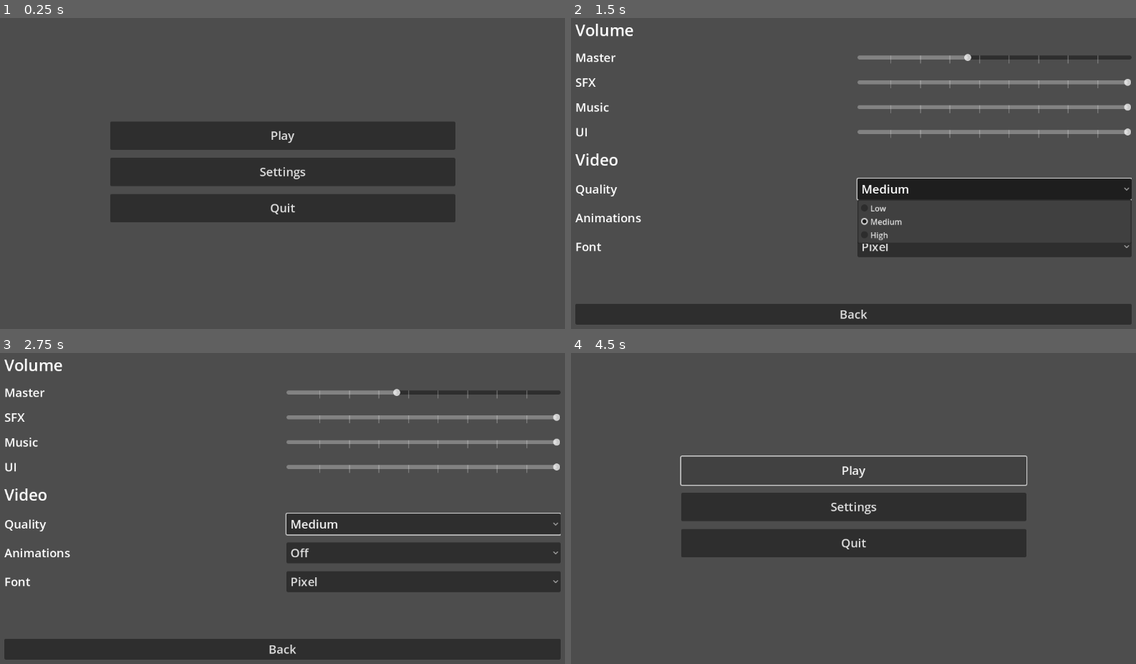
Above: before the commit, frames 1-4 (two rows, left to right).
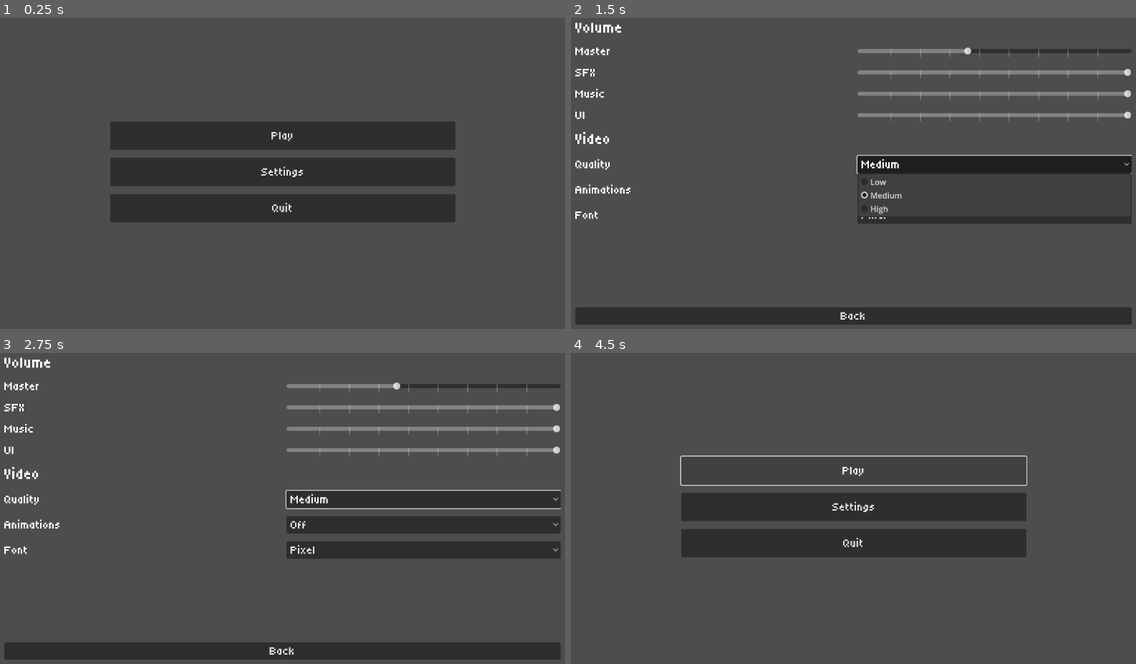
Above: after the commit, the same moments.

Repository: szsolt0/SzakGyak
Game: Godot game, scene res://scenes/menu/main_menu.tscn
Same seed, same stepped clock (60 frames per second), same inputs: the game is played once before the commit and once after it.
Inputs:
- Up to frame 1 (0.25 s): no input
- Up to frame 2 (1.5 s): click "Settings" at 0.5 s; click "Medium" at 1.25 s
- Up to frame 3 (2.75 s): click "Off" at 2 s
- Up to frame 4 (4.5 s): click "Pixel" at 2.75 s; click "Back" at 3.5 s; click "Play" at 4.25 s

The runs differ from the first frame. In frame 1, 0.3% of the frame differs, in the area x 46-55%, y 36-64%; in frame 2, 16%, in the area x 0-100%, y 1-98%; in frame 3, 15%; in frame 4, 0.3%.

Commit message:
work on settings menu
- font settings now works correctly (probably…)
- refactored the interface for getter/setter design, so that it's
  easyer to use from outside
- created separate audio buses (to be set via audio settings in the
  future)
- better (but not perfect) handling of bad config files

Diff:
--- /dev/null
+++ b/default_bus_layout.tres
@@ -0,0 +1,21 @@
+[gd_resource type="AudioBusLayout" format=3 uid="uid://0iaekqum6lk"]
+
+[resource]
+bus/1/name = &"Music"
+bus/1/solo = false
+bus/1/mute = false
+bus/1/bypass_fx = false
+bus/1/volume_db = 0.0
+bus/1/send = &"Master"
+bus/2/name = &"Ui"
+bus/2/solo = false
+bus/2/mute = false
+bus/2/bypass_fx = false
+bus/2/volume_db = 0.0
+bus/2/send = &"Master"
+bus/3/name = &"Sfx"
+bus/3/solo = false
+bus/3/mute = false
+bus/3/bypass_fx = false
+bus/3/volume_db = 0.0
+bus/3/send = &"Master"
--- a/project.godot
+++ b/project.godot
@@ -18,3 +18,4 @@
 [autoload]
 
 GameSettings="*res://scripts/game_settings.gd"
+MenuStack="*res://scripts/menu_stack.gd"
--- a/scenes/menu/main_menu.gd
+++ b/scenes/menu/main_menu.gd
@@ -1,9 +1,4 @@
 extends Node
-
-
-func _ready() -> void:
-	print("settings menu")
-
 
 func _on_play_pressed() -> void:
 	# get_tree().change_scene_to_file("...")
--- a/scenes/menu/settings_menu.gd
+++ b/scenes/menu/settings_menu.gd
@@ -9,55 +9,50 @@
 @onready var video_anim_btn: OptionButton = $MarginContainer/VBoxContainer/ScrollContainer/VBoxContainer/VideoAnimations/Button
 @onready var video_font_btn: OptionButton = $MarginContainer/VBoxContainer/ScrollContainer/VBoxContainer/VideoFont/Button
 
-const VIDEO_QUALITY_NAMES: Array = ["low", "medium", "high"]
-const VIDEO_FONT_NAMES: Array = ["pixel", "readable"]
-
 func _ready() -> void:
-	var volume = GameSettings.load_volume()
-	var video = GameSettings.load_video()
-	var main = GameSettings.load_main()
+	# helpful shorthand
+	var gs := GameSettings
 
 	# load volume settings
-	master_volume_btn.set_value_no_signal(volume.get("master"))
-	sfx_volume_btn.set_value_no_signal(volume.get("sfx"))
-	music_volume_btn.set_value_no_signal(volume.get("music"))
-	ui_volume_btn.set_value_no_signal(volume.get("ui"))
+	master_volume_btn.set_value_no_signal(gs.get_master_volume())
+	sfx_volume_btn.set_value_no_signal(gs.get_sfx_volume())
+	music_volume_btn.set_value_no_signal(gs.get_music_volume())
+	ui_volume_btn.set_value_no_signal(gs.get_ui_volume())
 
 	# video settings
-	video_quality_btn.select(VIDEO_QUALITY_NAMES.find(video.get("quality")))
-	video_anim_btn.select(video.get("animations"))
-	video_font_btn.select(VIDEO_FONT_NAMES.find(video.get("font")))
-
-
+	video_quality_btn.select(gs.get_video_quality())
+	video_anim_btn.select(gs.get_video_animations())
+	video_font_btn.select(gs.get_video_font())
 
 func _on_back_pressed() -> void:
+	GameSettings.commit()
 	get_tree().change_scene_to_file("res://scenes/menu/main_menu.tscn")
 
 
 func _on_video_quality_item_selected(index: int) -> void:
-	GameSettings.set_video("quality", VIDEO_QUALITY_NAMES[index])
+	GameSettings.set_video_quality(index)
 
 
 func _on_video_animations_item_selected(index: int) -> void:
-	GameSettings.set_video("animations", bool(index))
+	GameSettings.set_video_animations(index)
 
 func _on_video_font_item_selected(index: int) -> void:
-	GameSettings.set_video("font", VIDEO_FONT_NAMES[index])
+	GameSettings.set_video_font(index)
 
 
 func _on_master_volume_drag_ended(value_changed: bool) -> void:
 	if value_changed:
 		# print("current master volume: ", master_volume_btn.value)
-		GameSettings.set_volume("master", master_volume_btn.value)
+		GameSettings.set_master_volume(master_volume_btn.value)
 
 func _on_sfx_volume_drag_ended(value_changed: bool) -> void:
 	if value_changed:
-		GameSettings.set_volume("sfx", sfx_volume_btn.value)
+		GameSettings.set_sfx_volume(sfx_volume_btn.value)
 
 func _on_music_volume_drag_ended(value_changed: bool) -> void:
 	if value_changed:
-		GameSettings.set_volume("music", music_volume_btn.value)
+		GameSettings.set_music_volume(music_volume_btn.value)
 
 func _on_ui_volume_drag_ended(value_changed: bool) -> void:
 	if value_changed:
-		GameSettings.set_volume("ui", ui_volume_btn.value)
+		GameSettings.set_ui_volume(ui_volume_btn.value)
--- a/scripts/game_settings.gd
+++ b/scripts/game_settings.gd
@@ -1,55 +1,229 @@
 extends Node
 
-const SETTINGS_PATH = "user://settings.ini"
-
-var config = ConfigFile.new()
+const SETTINGS_PATH := "user://settings.ini"
+const PIXEL_FONT_PATH := "res://assets/fonts/pixel_font.tres"
+
+# volume
+var _master_volume: int = 40
+var _sfx_volume: int = 100
+var _music_volume: int = 100
+var _ui_volume: int = 100
+
+
+# video
+enum VideoQuality {LOW, MEDIUM, HIGH}
+var _video_quality: VideoQuality = VideoQuality.MEDIUM
+var _video_animations: bool = true
+enum FontStyle {PIXEL, READABLE}
+var _video_font: FontStyle = FontStyle.PIXEL
+
+# main
+var _main_lang: String = "ask" # TODO: implement this
+# WARNING: DO NOT MODIFY.
+var _content_warn_ack: bool = false
+
+func _load_from_file() -> void:
+	var config := ConfigFile.new()
+	var err := config.load(SETTINGS_PATH)
+
+	if err != OK:
+		return
+
+	# --- volume ---
+
+	_master_volume = clampi(config.get_value("volume", "master", 40), 0, 100)
+	_sfx_volume = clampi(config.get_value("volume", "sfx", 100), 0, 100)
+	_music_volume = clampi(config.get_value("volume", "music", 100), 0, 100)
+	_ui_volume = clampi(config.get_value("volume", "ui", 100), 0, 100)
+
+	# --- video ---
+
+	var quality_str := str(config.get_value("video", "quality", "medium"))
+	match quality_str:
+		"low":
+			_video_quality = VideoQuality.LOW
+		"medium":
+			_video_quality = VideoQuality.MEDIUM
+		"high":
+			_video_quality = VideoQuality.HIGH
+		_:
+			push_error("invalid video quality: '%s'" % quality_str)
+			_video_quality = VideoQuality.MEDIUM
+
+	_video_animations = bool(config.get_value("video", "animations", true))
+
+	var font_str := str(config.get_value("video", "font", "pixel")).to_lower()
+	match font_str:
+		"pixel":
+			_video_font = FontStyle.PIXEL
+		"readable":
+			_video_font = FontStyle.READABLE
+		_:
+			push_error("invalid video font: '%s'" % font_str)
+			_video_font = FontStyle.PIXEL
+
+	# Main
+	_main_lang = str(config.get_value("main", "lang", "ask"))
+	_content_warn_ack = bool(config.get_value("main", "content-warn-ack", false))
+
+func _apply_all() -> void:
+	set_master_volume(get_master_volume())
+	set_sfx_volume(get_sfx_volume())
+	set_ui_volume(get_ui_volume())
+	set_music_volume(get_music_volume())
+
+	set_video_quality(get_video_quality())
+	set_video_font(get_video_font())
+	set_video_animations(get_video_animations())
+
+func reload() -> void:
+	_load_from_file()
+	_apply_all()
 
 func _ready() -> void:
-	if FileAccess.file_exists(SETTINGS_PATH):
-		config.load(SETTINGS_PATH)
+	reload()
+
+func commit() -> void:
+	var config := ConfigFile.new()
+
+	# --- volume ---
+	config.set_value("volume", "master", _master_volume)
+	config.set_value("volume", "sfx", _sfx_volume)
+	config.set_value("volume", "music", _music_volume)
+	config.set_value("volume", "ui", _ui_volume)
+
+	# --- video ---
+	var quality_str: String
+	match _video_quality:
+		VideoQuality.LOW:
+			quality_str = "low"
+		VideoQuality.MEDIUM:
+			quality_str = "medium"
+		VideoQuality.HIGH:
+			quality_str = "high"
+
+	config.set_value("video", "quality", quality_str)
+	config.set_value("video", "animations", _video_animations)
+
+	var font_str: String
+	match _video_font:
+		FontStyle.PIXEL:
+			font_str = "pixel"
+		FontStyle.READABLE:
+			font_str = "readable"
+
+	config.set_value("video", "font", font_str)
+
+	# --- main ---
+	config.set_value("main", "lang", _main_lang)
+	config.set_value("main", "content-warn-ack", _content_warn_ack)
+
+	var err := config.save(SETTINGS_PATH)
+	if err != OK:
+		push_error("failed to save settings to '%s'" % SETTINGS_PATH)
+
+
+# --- volume ---
+
+func set_master_volume(val: int) -> void:
+	_master_volume = clampi(val, 0, 100)
+
+func get_master_volume() -> int:
+	return _master_volume
+
+
+func set_sfx_volume(val: int) -> void:
+	_sfx_volume = clampi(val, 0, 100)
+
+func get_sfx_volume() -> int:
+	return _sfx_volume
+
+
+func set_music_volume(val: int) -> void:
+	_music_volume = clampi(val, 0, 100)
+
+func get_music_volume() -> int:
+	return _music_volume
+
+
+func set_ui_volume(val: int) -> void:
+	_ui_volume = clampi(val, 0, 100)
+
+func get_ui_volume() -> int:
+	return _ui_volume
+
+
+# --- video ---
+
+const FONT_OVERRIDE := [
+	"Label",
+	"Button",
+	"LineEdit",
+	"TextEdit",
+	"CheckBox",
+	"OptionButton",
+	"RichTextLabel"
+]
+
+func _set_font(path: String) -> void:
+	var font := FontFile.new()
+	font.load_dynamic_font("res://assets/fonts/Tiny5-Regular.ttf")
+
+	var theme := ThemeDB.get_default_theme()
+
+	for item in FONT_OVERRIDE:
+		theme.set_font("font", item, font)
+
+func _clear_font() -> void:
+	var theme := ThemeDB.get_default_theme()
+
+	for item in FONT_OVERRIDE:
+		theme.clear_font("font", item)
+
+func set_video_quality(val: VideoQuality) -> void:
+	if val in VideoQuality.values():
+		_video_quality = val
 	else:
-		config.set_value("volume", "master", 40)
-		config.set_value("volume", "sfx", 100)
-		config.set_value("volume", "music", 100)
-		config.set_value("volume", "ui", 100)
-
-		config.set_value("video", "quality", "medium")
-		config.set_value("video", "animations", true)
-		config.set_value("video", "font", "pixel")
-
-		config.set_value("main", "lang", "ask")
-		# WARNING: DO NOT MODIFY.
-		config.set_value("main", "content-warn-ack", false)
-
-func set_volume(key: String, val: int) -> void:
-	config.set_value("volume", key, clampi(val, 0, 100))
-	config.save(SETTINGS_PATH)
-
-func set_video(key: String, val: Variant) -> void:
-	config.set_value("video", key, val)
-	config.save(SETTINGS_PATH)
-
-func set_main(key: String, val: Variant) -> void:
-	config.set_value("main", key, val)
-	config.save(SETTINGS_PATH)
-
-func load_volume() -> Dictionary:
-	var values = {}
-	for key in config.get_section_keys("volume"):
-		values[key] = config.get_value("volume", key)
-
-	return values
-
-func load_video() -> Dictionary:
-	var values = {}
-	for key in config.get_section_keys("video"):
-		values[key] = config.get_value("video", key)
-
-	return values
-
-func load_main() -> Dictionary:
-	var values = {}
-	for key in config.get_section_keys("main"):
-		values[key] = config.get_value("main", key)
-
-	return values
+		push_error("invalid video quality: '%s'" % val)
+
+func get_video_quality() -> VideoQuality:
+	return _video_quality
+
+
+func set_video_animations(val: bool) -> void:
+	_video_animations = val
+
+func get_video_animations() -> bool:
+	return _video_animations
+
+
+func set_video_font(val: FontStyle) -> void:
+	if val not in FontStyle.values():
+		push_error("invalid video font: '%s'" % val)
+		return
+	_video_font = val
+
+	match val:
+		FontStyle.PIXEL:
+			_set_font("res://assets/fonts/Tiny5-Regular.ttf")
+		FontStyle.READABLE:
+			_clear_font()
+
+func get_video_font() -> FontStyle:
+	return _video_font
+
+
+# --- main ---
+
+func set_main_lang(val: String) -> void:
+	_main_lang = val
+
+func get_main_lang() -> String:
+	return _main_lang
+
+
+func set_content_warn_ack(val: bool) -> void:
+	_content_warn_ack = val
+
+func get_content_warn_ack() -> bool:
+	return _content_warn_ack
Binary file added: assets/fonts/Tiny5-Regular.ttf
Not shown, added: assets/fonts/Tiny5-Regular.ttf.import
Not shown: 1 places in scenes/menu/settings_menu.tscn that only renumber resources
Not shown, removed: assets/fonts/idk.c
